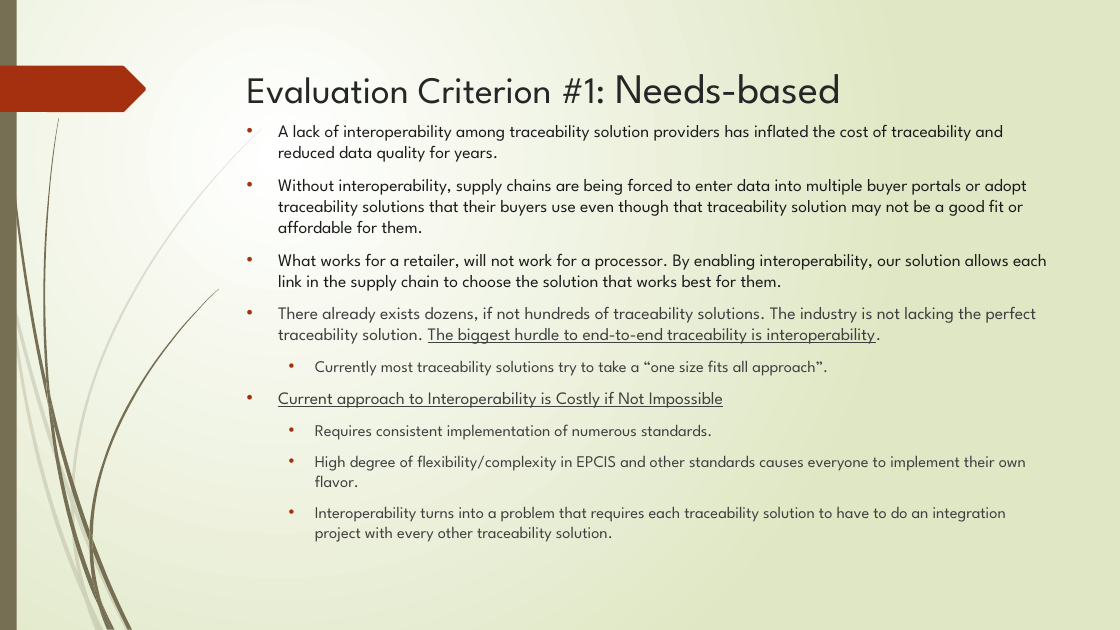
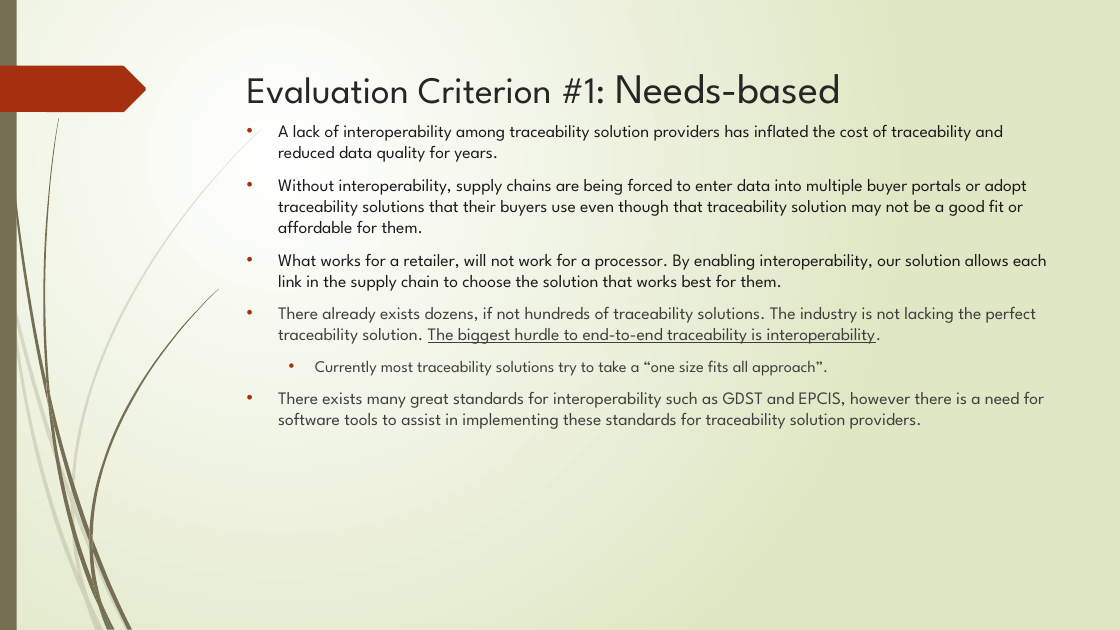
Before and after one commit to TraceabilityInternet/TraceabilityDriver, a slide deck: slide 6 of FDAPresentation.pptx. Drawn at 1120x630 pixels with LibreOffice and Linux fonts; fonts in the diff are those of the drawing. Boxes give left, top, right and bottom in pixels: in the first picture for what was removed or moved away, otherwise in the second. Text is boxed around its words. In the diff, an @@ line names an element or a change of style, - is before the commit and + after.

```diff
--- a/FDAPresentation.pptx
+++ b/FDAPresentation.pptx
@@ text at box(278, 392, 1044, 429): text changed; size 14 to 15 pt @@
-• Current approach to Interoperability is Costly if Not Impossible
-  • Requires consistent implementation of numerous standards.
-  • High degree of flexibility/complexity in EPCIS and other standards causes everyone to implement their own flavor.
-  • Interoperability turns into a problem that requires each traceability solution to have to do an integration project with every other traceability solution.
+• There exists many great standards for interoperability such as GDST and EPCIS, however there is a need for software tools to assist in implementing these standards for traceability solution providers.
```
Also in this commit, not shown: 8 other slides changed, 39 other files.
